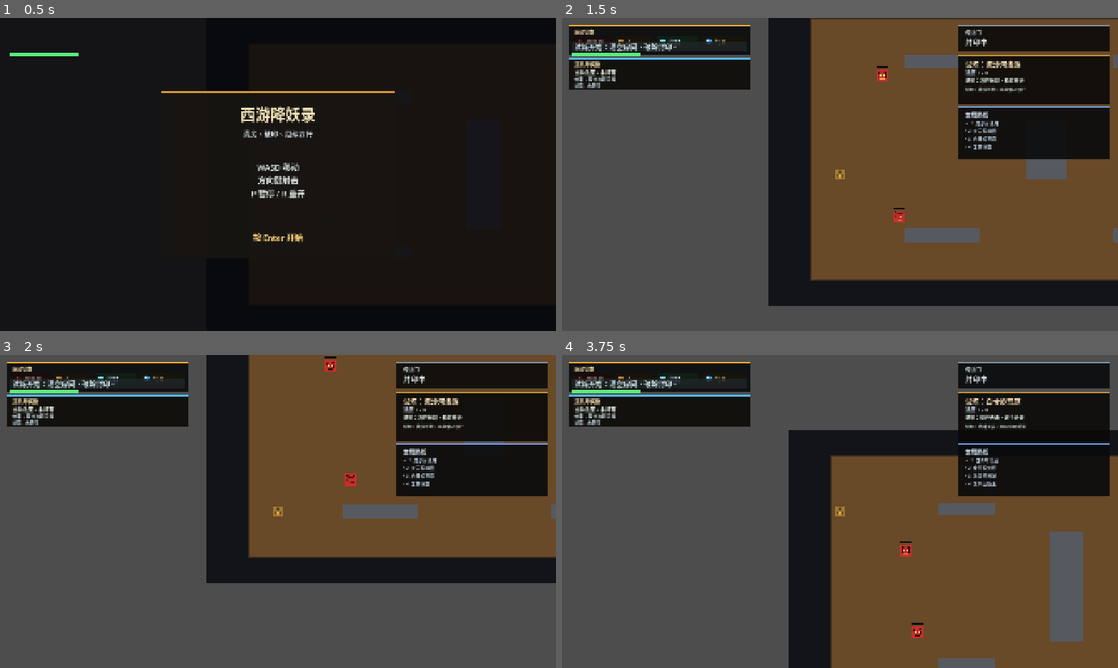
Above: before the commit, frames 1-4 (two rows, left to right).
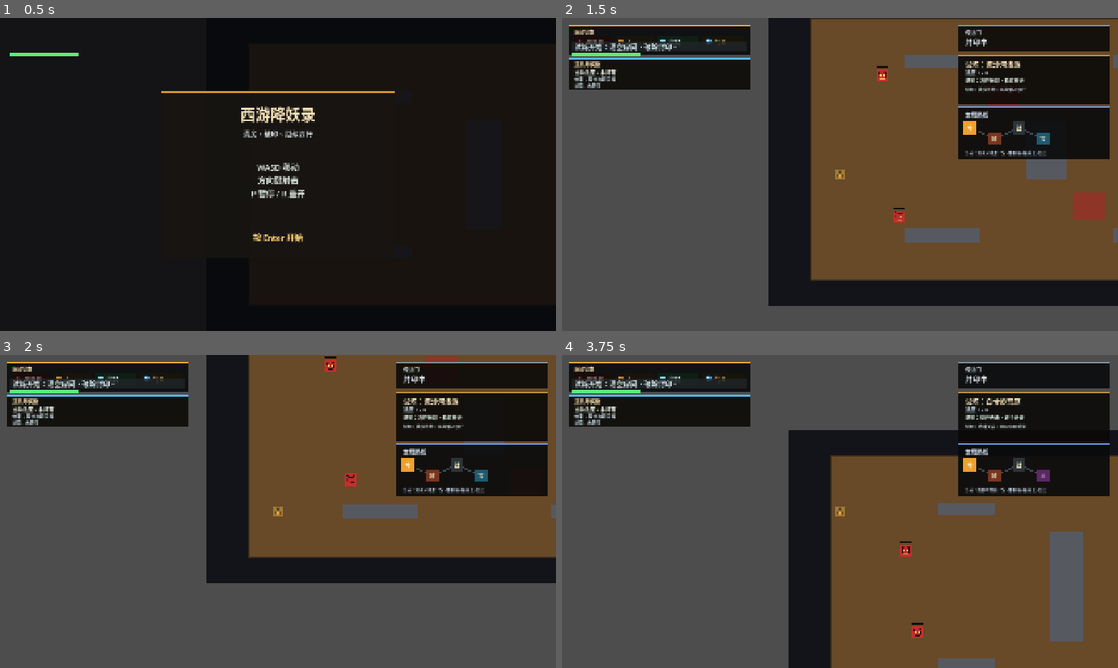
Above: after the commit, the same moments.

Repository: 1021333Liu/Game-Vibe-GoDot
Game: Godot game, scene res://scenes/main.tscn
Same seed, same stepped clock (60 frames per second), same inputs: the game is played once before the commit and once after it.
Inputs:
- Up to frame 1 (0.5 s): no input
- Up to frame 2 (1.5 s): tap Enter at 0.5, 1.35 s; hold D (move_right) 0.53-1.28 s; hold R 0.53-1.28 s; tap Space at 1.25 s; hold S (move_down) from 1.28 s (still down)
- Up to frame 3 (2 s): keep holding S (move_down)
- Up to frame 4 (3.75 s): release S (move_down) at 2.03 s; hold D (move_right) 2.03-2.78 s; tap P at 2.1 s; hold W (move_up) 2.78-3.53 s; tap R at 2.85 s; tap Enter at 3.5, 3.6 s; hold A (move_left) from 3.53 s (still down)

Frame 1 is identical in both runs. In frame 2, 1.3% of the frame differs, in the area x 72-98%, y 27-65%; in frame 3, 0.9%; in frame 4, 0.8%.

Commit message:
Add room hazards and route map

Diff:
--- a/scenes/main.tscn
+++ b/scenes/main.tscn
@@ -373,13 +373,19 @@
 
 [node name="RoutePreview" type="Label" parent="CanvasLayer"]
 offset_left = 1392.0
-offset_top = 350.0
+offset_top = 454.0
 offset_right = 1872.0
 offset_bottom = 478.0
 theme_override_colors/font_color = Color(0.74, 0.82, 0.9, 1)
-theme_override_font_sizes/font_size = 16
-text = "1. 普通战斗\n2. 精英房\n3. 宝物休整"
+theme_override_font_sizes/font_size = 14
+text = "亮=当前 / 宝=休整 / 王=妖王"
 autowrap_mode = 3
+
+[node name="RouteMapRoot" type="Control" parent="CanvasLayer"]
+offset_left = 1392.0
+offset_top = 350.0
+offset_right = 1872.0
+offset_bottom = 448.0
 
 [node name="CompleteOverlay" type="ColorRect" parent="CanvasLayer"]
 visible = false
--- a/scripts/main.gd
+++ b/scripts/main.gd
@@ -16,6 +16,7 @@
 const PICKUP_SIZE := Vector2(30, 30)
 const HIT_FLASH_TIME := 0.16
 const HIT_KNOCKBACK := 260.0
+const HAZARD_CONTACT_COOLDOWN := 0.95
 const ENEMY_CHASE_STEER := 90.0
 const ENEMY_WANDER_STEER := 34.0
 const ELITE_RUSH_INTERVAL := 3.2
@@ -45,6 +46,7 @@
 var enemies: Array[Dictionary] = []
 var bullets: Array[Dictionary] = []
 var pickups: Array[Dictionary] = []
+var hazards: Array[Dictionary] = []
 var doors_open := false
 var ended := false
 var room_complete := false
@@ -61,6 +63,7 @@
 var last_reward_name := "无"
 var run_time := 0.0
 var pickup_cue_timer := 0.0
+var hazard_contact_timer := 0.0
 var shot_meter_fill: ColorRect
 var art_textures: Dictionary = {}
 
@@ -93,6 +96,7 @@
 @onready var room_lore_label: Label = $CanvasLayer/RoomLore
 @onready var route_panel: ColorRect = $CanvasLayer/RoutePanel
 @onready var route_accent: ColorRect = $CanvasLayer/RouteAccent
+@onready var route_map_root: Control = $CanvasLayer/RouteMapRoot
 @onready var route_preview_label: Label = $CanvasLayer/RoutePreview
 @onready var complete_overlay: ColorRect = $CanvasLayer/CompleteOverlay
 @onready var complete_summary_label: Label = $CanvasLayer/CompleteOverlay/CompletePanel/CompleteSummary
@@ -136,11 +140,14 @@
 	shot_boost_timer = maxf(0.0, shot_boost_timer - delta)
 	message_timer = maxf(0.0, message_timer - delta)
 	pickup_cue_timer = maxf(0.0, pickup_cue_timer - delta)
+	hazard_contact_timer = maxf(0.0, hazard_contact_timer - delta)
 	_handle_shoot_input()
 	_update_bullets(delta)
 	_update_enemies(delta)
+	_update_hazards(delta)
 	_update_pickups(delta)
 	_check_pickup_contact()
+	_check_hazard_contact()
 	_check_enemy_contact()
 	_check_door_contact()
 	_update_pickup_cue_visibility()
@@ -203,6 +210,73 @@
 		wall.color = Color(0.34, 0.35, 0.38)
 		wall.add_to_group("wall")
 		walls_root.add_child(wall)
+
+func _spawn_hazards(configs: Array) -> void:
+	for config in configs:
+		var hazard_type := String(config.get("type", "spike"))
+		var hazard := ColorRect.new()
+		var rect: Rect2 = config.get("rect", Rect2(ROOM_MIN + Vector2(220, 220), Vector2(120, 80)))
+		hazard.position = rect.position
+		hazard.size = rect.size
+		hazard.color = _get_hazard_color(hazard_type, 0.0)
+		walls_root.add_child(hazard)
+		hazards.append({
+			"node": hazard,
+			"type": hazard_type,
+			"phase": randf_range(0.0, TAU),
+			"armed": bool(config.get("armed", true)),
+		})
+
+func _update_hazards(delta: float) -> void:
+	for hazard in hazards:
+		hazard.phase += delta
+		var node: ColorRect = hazard.node
+		node.color = _get_hazard_color(String(hazard.get("type", "spike")), float(hazard.phase))
+
+func _get_hazard_color(hazard_type: String, phase: float) -> Color:
+	var pulse := 0.08 * sin(phase * 5.0)
+	if hazard_type == "fire":
+		return Color(0.95, 0.22 + pulse, 0.08, 0.58)
+	if hazard_type == "wind":
+		return Color(0.42, 0.7, 0.95, 0.38 + pulse)
+	return Color(0.72, 0.12, 0.16, 0.52 + pulse)
+
+func _clear_hazards() -> void:
+	for hazard in hazards:
+		var node: ColorRect = hazard.node
+		if is_instance_valid(node):
+			node.queue_free()
+	hazards.clear()
+
+func _check_hazard_contact() -> void:
+	if hazard_contact_timer > 0.0:
+		return
+	var player_rect := Rect2(player.position - PLAYER_SIZE / 2.0, PLAYER_SIZE)
+	for hazard in hazards:
+		if not bool(hazard.get("armed", true)):
+			continue
+		var node: ColorRect = hazard.node
+		if player_rect.intersects(Rect2(node.position, node.size)):
+			hazard_contact_timer = HAZARD_CONTACT_COOLDOWN
+			if shield_charges > 0:
+				shield_charges -= 1
+				_show_room_message("护身符挡下机关伤害", 1.1)
+				_update_reward_panel()
+				return
+			if player.take_hit():
+				_show_room_message(_get_hazard_hit_message(String(hazard.get("type", "spike"))), 1.2)
+				_update_reward_panel()
+			if not player.is_alive():
+				ended = true
+				objective_label.text = "取经受阻：按 R 重开"
+			return
+
+func _get_hazard_hit_message(hazard_type: String) -> String:
+	if hazard_type == "fire":
+		return "机关灼伤：短暂无敌"
+	if hazard_type == "wind":
+		return "黑风卷身：短暂无敌"
+	return "机关刺伤：短暂无敌"
 
 func _spawn_enemies(configs: Array) -> void:
 	for config in configs:
@@ -671,6 +745,7 @@
 		"lore": room_template.lore if room_template.has("lore") else "",
 		"walls": room_template.walls.duplicate(true),
 		"enemies": room_template.enemies.duplicate(true),
+		"hazards": room_template.hazards.duplicate(true) if room_template.has("hazards") else [],
 		"type": room_template.type,
 	}
 
@@ -700,6 +775,10 @@
 					Rect2(1190, 210, 260, 48),
 					Rect2(1190, 810, 260, 48),
 					Rect2(890, 440, 140, 200),
+				],
+				"hazards": [
+					{ "type": "spike", "rect": Rect2(760, 300, 110, 94) },
+					{ "type": "spike", "rect": Rect2(1050, 686, 110, 94) },
 				],
 				"enemies": [
 					{ "position": Vector2(360, 250), "velocity": Vector2(1, 0.75), "hp": 1, "behavior": "chase", "speed": ENEMY_SPEED * 0.95 },
@@ -763,6 +842,10 @@
 					Rect2(1400, 786, 160, 44),
 					Rect2(760, 520, 120, 44),
 					Rect2(1040, 520, 120, 44),
+				],
+				"hazards": [
+					{ "type": "fire", "rect": Rect2(700, 340, 120, 110) },
+					{ "type": "fire", "rect": Rect2(1100, 630, 120, 110) },
 				],
 				"enemies": [
 					{ "position": Vector2(960, 520), "velocity": Vector2(1, 0.25), "hp": 5, "behavior": "elite", "speed": ENEMY_SPEED * 0.94 },
@@ -835,6 +918,10 @@
 					Rect2(870, 390, 180, 52),
 					Rect2(870, 636, 180, 52),
 				],
+				"hazards": [
+					{ "type": "wind", "rect": Rect2(760, 470, 120, 140) },
+					{ "type": "wind", "rect": Rect2(1040, 470, 120, 140) },
+				],
 				"enemies": [
 					{ "position": Vector2(960, 520), "velocity": Vector2(0.95, 0.42), "hp": 8, "behavior": "boss", "speed": ENEMY_SPEED * 0.82 },
 					{ "position": Vector2(620, 430), "velocity": Vector2(1.0, -0.72), "hp": 2, "behavior": "chase", "speed": ENEMY_SPEED },
@@ -871,9 +958,11 @@
 	doors_open = false
 	message_timer = 0.0
 	room_message = ""
+	hazard_contact_timer = 0.0
 	bullets.clear()
 	enemies.clear()
 	pickups.clear()
+	_clear_hazards()
 	_clear_node_children(bullets_root)
 	_clear_node_children(enemies_root)
 	_clear_node_children(doors_root)
@@ -887,6 +976,7 @@
 	_update_route_preview()
 	_update_reward_panel()
 	_spawn_walls(room_config.walls)
+	_spawn_hazards(room_config.get("hazards", []))
 	_spawn_enemies(room_config.enemies)
 	_spawn_rest_room_reward()
 	player.global_position = Vector2(ROOM_MIN.x + 88.0, (ROOM_MIN.y + ROOM_MAX.y) * 0.5)
@@ -911,6 +1001,8 @@
 		shot_meter_fill.color = Color(0.36, 0.92, 0.48) if shot_timer <= 0.0 else Color(1.0, 0.76, 0.25)
 	if message_timer > 0.0:
 		objective_label.text = room_message
+	elif not hazards.is_empty() and not doors_open and not ended:
+		objective_label.text = "清空房间。红色/蓝色机关区会造成伤害。"
 	elif not doors_open and not ended:
 		objective_label.text = "清空房间。蓝色掉落会短暂强化弹道。"
 	elif doors_open and not ended:
@@ -972,6 +1064,7 @@
 	route_panel.visible = running
 	route_accent.visible = running
 	$CanvasLayer/RouteTitle.visible = running
+	route_map_root.visible = running
 	route_preview_label.visible = running
 	reward_panel.visible = running
 	reward_accent.visible = running
@@ -1030,15 +1123,94 @@
 	return lines
 
 func _update_route_preview() -> void:
-	var lines := _get_route_lines()
-	route_preview_label.text = "\n".join(lines)
+	_draw_route_map()
+	route_preview_label.text = _build_route_legend()
 	_update_reward_panel()
 
 func _show_complete_overlay() -> void:
 	complete_overlay.visible = true
 	var total_rooms := room_templates.size()
 	complete_summary_label.text = "总计 %d 房 / 用时 %s / 剩余生命 %d" % [total_rooms, _format_run_time(run_time), player.health]
-	complete_route_label.text = "路线：\n%s" % "\n".join(_get_route_lines())
+	complete_route_label.text = "路线复盘：\n%s" % "\n".join(_get_route_lines())
+
+func _draw_route_map() -> void:
+	_clear_node_children(route_map_root)
+	if room_templates.is_empty():
+		return
+	var total := room_templates.size()
+	var step_x := 84.0 if total <= 5 else 68.0
+	var start_x := 18.0
+	var mid_y := 48.0
+	var points: Array[Vector2] = []
+	for i in range(total):
+		var row_offset := -18.0 if i % 2 == 0 else 18.0
+		points.append(Vector2(start_x + step_x * float(i), mid_y + row_offset))
+	for i in range(points.size() - 1):
+		_add_route_link(points[i], points[i + 1], i < current_room_index or run_complete)
+	for i in range(points.size()):
+		_add_route_node(i, points[i])
+
+func _add_route_link(from_point: Vector2, to_point: Vector2, cleared: bool) -> void:
+	var delta := to_point - from_point
+	var link := ColorRect.new()
+	link.position = from_point + delta / 2.0 - Vector2(delta.length() / 2.0, 2.0)
+	link.size = Vector2(delta.length(), 4.0)
+	link.rotation = delta.angle()
+	link.pivot_offset = Vector2(delta.length() / 2.0, 2.0)
+	link.color = Color(0.76, 0.62, 0.34, 0.92) if cleared else Color(0.26, 0.31, 0.35, 0.9)
+	route_map_root.add_child(link)
+
+func _add_route_node(index: int, center: Vector2) -> void:
+	var room := room_templates[index]
+	var room_type := String(room.get("type", "combat"))
+	var is_current := index == current_room_index and started and not run_complete
+	var is_cleared := index < current_room_index or run_complete
+	var node := ColorRect.new()
+	node.position = center - Vector2(22.0, 22.0)
+	node.size = Vector2(44.0, 44.0)
+	node.color = _get_route_node_color(room_type, is_current, is_cleared)
+	route_map_root.add_child(node)
+
+	var marker := Label.new()
+	marker.position = node.position + Vector2(0.0, 6.0)
+	marker.size = node.size
+	marker.text = _get_route_node_mark(room_type, is_current, is_cleared)
+	marker.horizontal_alignment = HORIZONTAL_ALIGNMENT_CENTER
+	marker.add_theme_font_size_override("font_size", 19)
+	marker.add_theme_color_override("font_color", Color(0.98, 0.92, 0.76, 1))
+	route_map_root.add_child(marker)
+
+func _get_route_node_color(room_type: String, is_current: bool, is_cleared: bool) -> Color:
+	if is_current:
+		return Color(0.95, 0.62, 0.18, 1)
+	if is_cleared:
+		return Color(0.22, 0.54, 0.34, 0.95)
+	if room_type == "rest":
+		return Color(0.12, 0.38, 0.48, 0.92)
+	if room_type == "elite":
+		return Color(0.5, 0.22, 0.13, 0.92)
+	if room_type == "boss":
+		return Color(0.38, 0.16, 0.43, 0.92)
+	return Color(0.18, 0.21, 0.24, 0.92)
+
+func _get_route_node_mark(room_type: String, is_current: bool, is_cleared: bool) -> String:
+	if is_current:
+		return "今"
+	if is_cleared:
+		return "过"
+	if room_type == "rest":
+		return "宝"
+	if room_type == "elite":
+		return "精"
+	if room_type == "boss":
+		return "王"
+	return "战"
+
+func _build_route_legend() -> String:
+	var current_name := "未知试炼"
+	if not room_templates.is_empty():
+		current_name = String(room_templates[current_room_index].get("name", current_name))
+	return "当前：%s / 宝=休整 精=精英 王=妖王" % current_name
 
 func _build_pickup_cue_text(reward_type: String, reward_name: String) -> String:
 	if reward_type == "speed":
Not shown, changed: README.md
